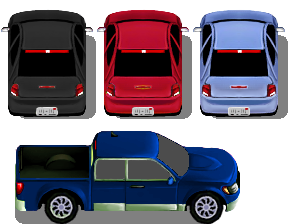
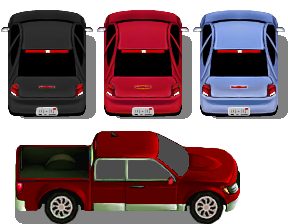
Revision of a layered 288 × 224 image; what changed, layer by layer:
painted on "Truck1Blue.png" over box(15, 131, 240, 224)
